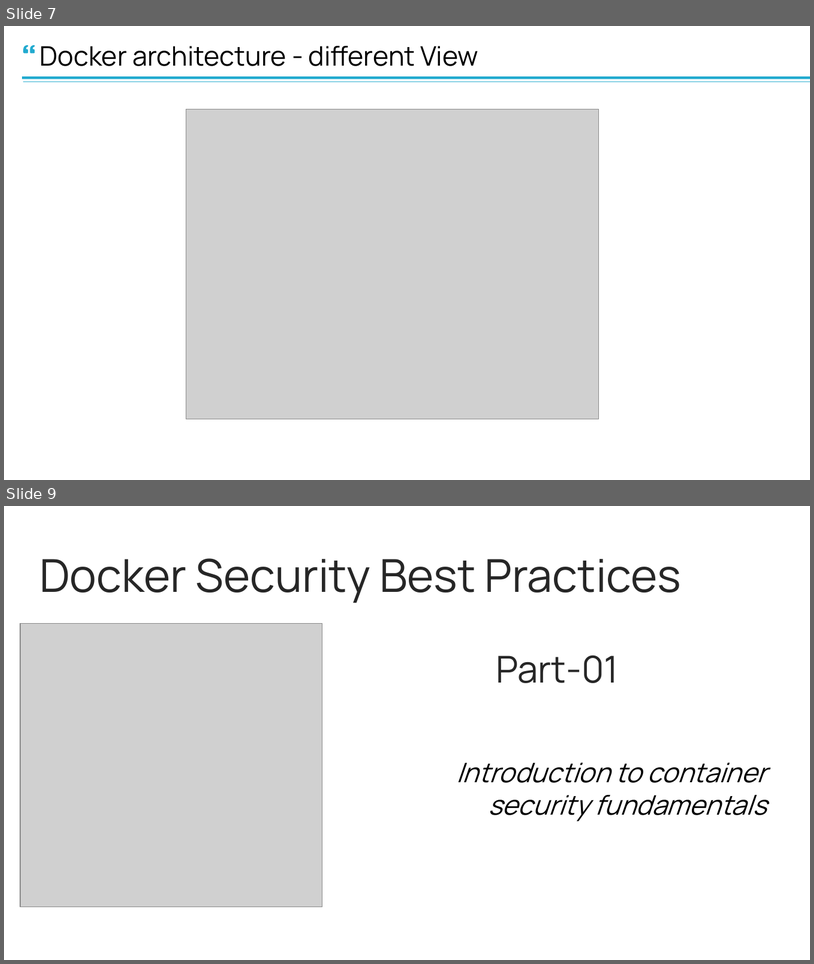
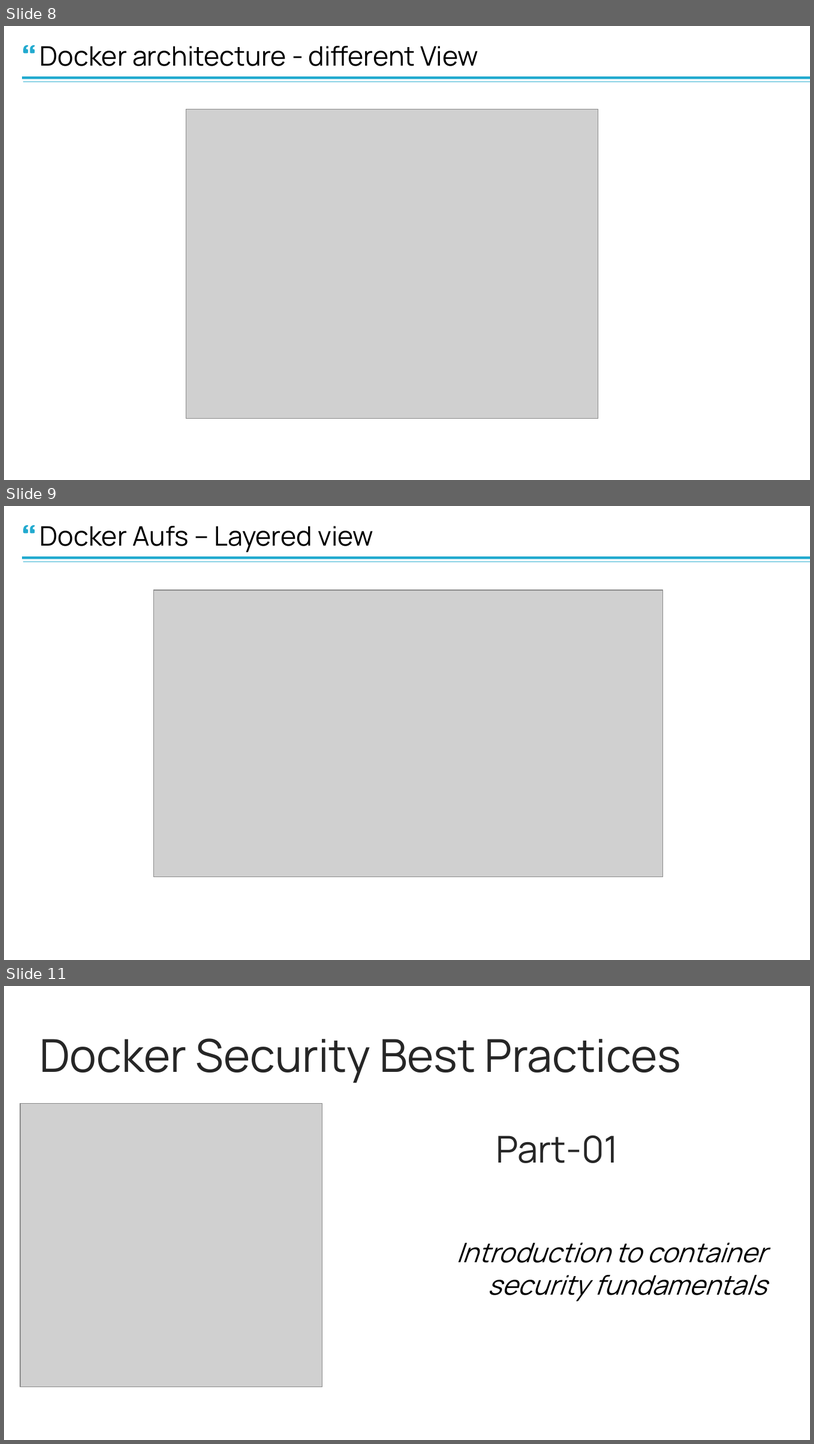
Before and after one commit to karthikasturi/Docker-Advanced, a slide deck: Day01/Docker Security Training.pptx. Shown one above the other, each under a label of ours: slides 7 and 9 before the commit, slides 8, 9 and 11 after it; the slides between them are not shown. The pictures are 814x964 and 814x1444 pixels, drawn with LibreOffice and Linux fonts; fonts in the diff are those of the drawing; grey boxes stand for pictures. Boxes give left, top, right and bottom in pixels: in the first picture for what was removed or moved away, otherwise in the second. Text is boxed around its words. In the diff, an @@ line names an element or a change of style, - is before the commit and + after.

Commit message:
Updated few slides with pictures.

```diff
--- a/Day01/Docker Security Training.pptx
+++ b/Day01/Docker Security Training.pptx
@@ slide 9 added at (4,506,810,960), background #FFFFFF @@
@@ freeform shape added at (23,525,35,534), fill #22AACF @@
@@ text added at (40,526,374,552), 32 pt, text #000000 @@
+Docker Aufs – Layered view
@@ line added from (23, 558) to (810, 558), #22AACF 3 pt @@
@@ line added from (23, 562) to (810, 562), #22AACF 0.75 pt @@
@@ picture added at (153,590,663,877) @@
@@ what was slide 7 is now slide 8 @@
@@ what was slide 9 is now slide 11 @@
```
Also in this commit, not shown: 21 slides changed, 2 other slides added, 1 slide removed, 1 other file.
